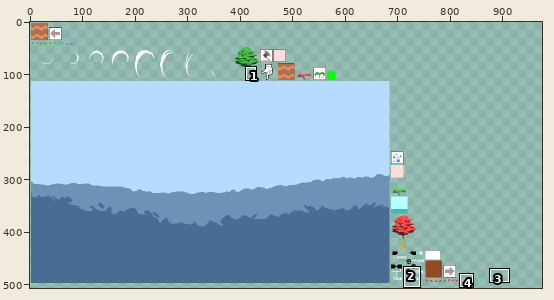
Two states of a sprite sheet, core/assets/img/images.png. Above: a wide view before the commit, with the close-up outlined.
Close-up. The starting point:
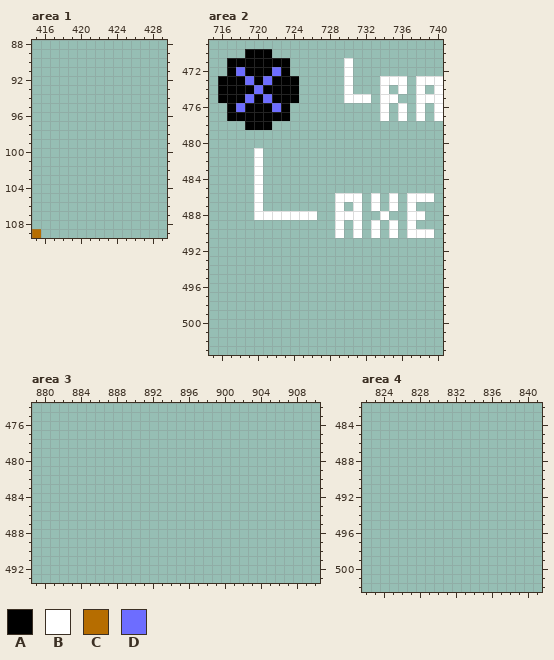
The file is 1024x512 pixels. Shown: area 1: x 415..429, y 88..109; area 2: x 715..740, y 469..503; area 3: x 879..910, y 474..493; area 4: x 822..841, y 482..502. The wide view leaves out empty margins. The commit also changed other parts of the picture, which this record leaves out.
Palette (. is transparent): A #000000  B #ffffff  C #b66d00  D #6d6dff
Pixels before, area 1, first column x 415:
109 C
Pixels before, area 2, first column x 716:
470 ...AAA...................
471 .AAAAAAA......B..........
472 .ADAAADA......B..........
473 AAADADAAA.....B...BBB.BBB
474 AAAADAAAA.....B...B.B.B.B
475 AAADADAAA.....BBB.BB..BBB
476 .ADAAADA..........B.B.B.B
477 .AAAAAAA..........B.B.B.B
478 ...AAA...................
479 .........................
480 .........................
481 ....B....................
482 ....B....................
483 ....B....................
484 ....B....................
485 ....B....................
486 ....B........BBB.B.B.BBB.
487 ....B........B.B.B.B.B...
488 ....BBBBBBB..BBB..B..BB..
489 .............B.B.B.B.B...
490 .............B.B.B.B.BBB.
Now the later version:
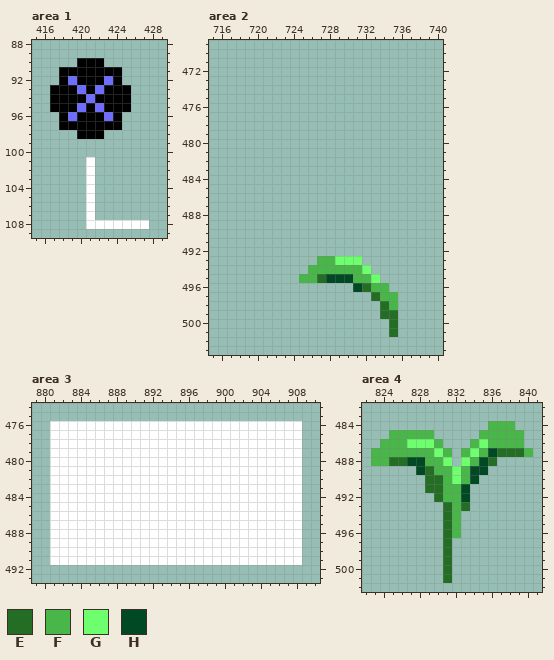
Colours new in this view: E #246d24  F #49b649  G #6dff6d  H #004924
The exact change:
Changed rows in their new state; - is an unchanged pixel.
Area 1:
first column x 415:
 90 -----AAA-----
 91 ---AAAAAAA---
 92 ---ADAAADA---
 93 --AAADADAAA--
 94 --AAAADAAAA--
 95 --AAADADAAA--
 96 ---ADAAADA---
 97 ---AAAAAAA---
 98 -----AAA-----
101 ------B------
102 ------B------
103 ------B------
104 ------B------
105 ------B------
106 ------B------
107 ------B------
108 ------BBBBBBB
109 .------------
Area 2:
first column x 716:
470 ---...-------------------
471 -.......------.----------
472 -.......------.----------
473 .........-----.---...-...
474 .........-----.---.-.-.-.
475 .........-----...-..--...
476 -.......----------.-.-.-.
477 -.......----------.-.-.-.
478 ---...-------------------
481 ----.--------------------
482 ----.--------------------
483 ----.--------------------
484 ----.--------------------
485 ----.--------------------
486 ----.--------...-.-.-...-
487 ----.--------.-.-.-.-.---
488 ----.......--...--.--..--
489 -------------.-.-.-.-.---
490 -------------.-.-.-.-...-
493 -----------FFGGG---------
494 ----------FFFFFFG--------
495 ---------FFEHHHFFG-------
496 ---------------HEFF------
497 -----------------EFF-----
498 ------------------EF-----
499 ------------------EE-----
500 -------------------E-----
501 -------------------E-----
Area 3:
first column x 881:
476 BBBBBBBBBBBBBBBBBBBBBBBBBBBB
477 BBBBBBBBBBBBBBBBBBBBBBBBBBBB
478 BBBBBBBBBBBBBBBBBBBBBBBBBBBB
479 BBBBBBBBBBBBBBBBBBBBBBBBBBBB
480 BBBBBBBBBBBBBBBBBBBBBBBBBBBB
481 BBBBBBBBBBBBBBBBBBBBBBBBBBBB
482 BBBBBBBBBBBBBBBBBBBBBBBBBBBB
483 BBBBBBBBBBBBBBBBBBBBBBBBBBBB
484 BBBBBBBBBBBBBBBBBBBBBBBBBBBB
485 BBBBBBBBBBBBBBBBBBBBBBBBBBBB
486 BBBBBBBBBBBBBBBBBBBBBBBBBBBB
487 BBBBBBBBBBBBBBBBBBBBBBBBBBBB
488 BBBBBBBBBBBBBBBBBBBBBBBBBBBB
489 BBBBBBBBBBBBBBBBBBBBBBBBBBBB
490 BBBBBBBBBBBBBBBBBBBBBBBBBBBB
491 BBBBBBBBBBBBBBBBBBBBBBBBBBBB
Area 4:
first column x 823:
484 -------------FFF--
485 --FFFFF-----FFFFF-
486 -FFFGGGF---FGFFFF-
487 FFFFFFFGF-FGFHEEEF
488 FFEEHHFFG-GFHE----
489 -----HEFFGFHH-----
490 ------EEFGFH------
491 ------EEFFH-------
492 -------EFFH-------
493 --------EFE-------
494 --------EF--------
495 --------EF--------
496 --------EF--------
497 --------E---------
498 --------E---------
499 --------E---------
500 --------E---------
501 --------E---------
